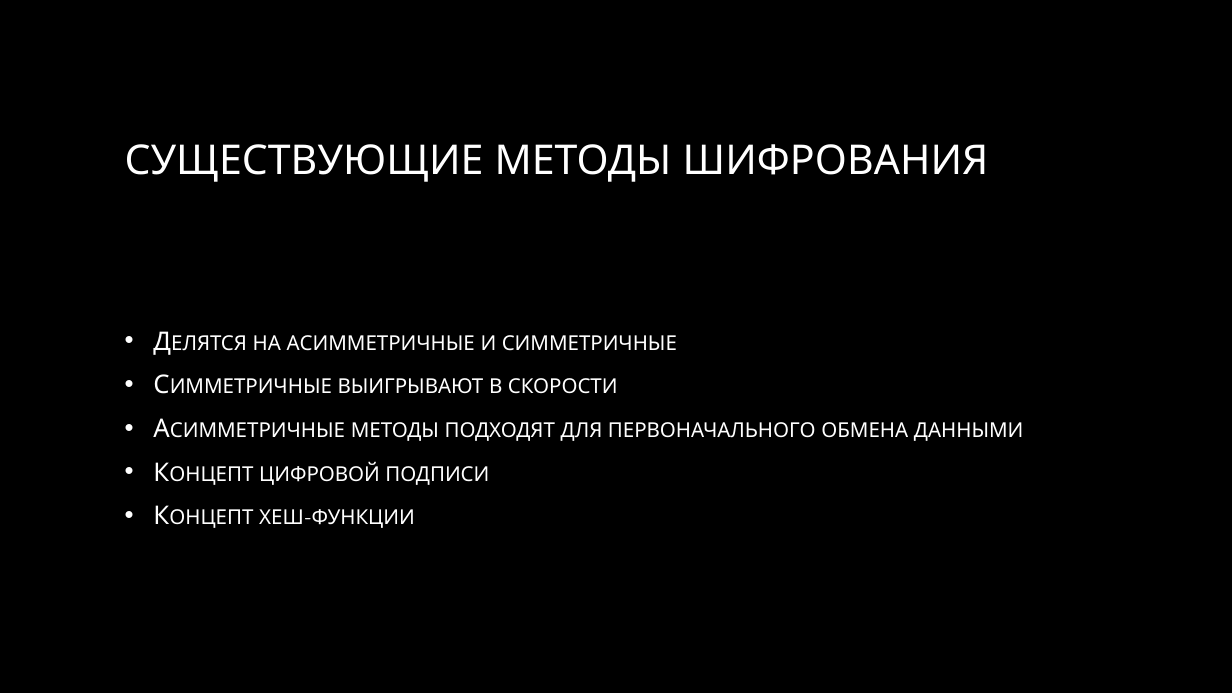
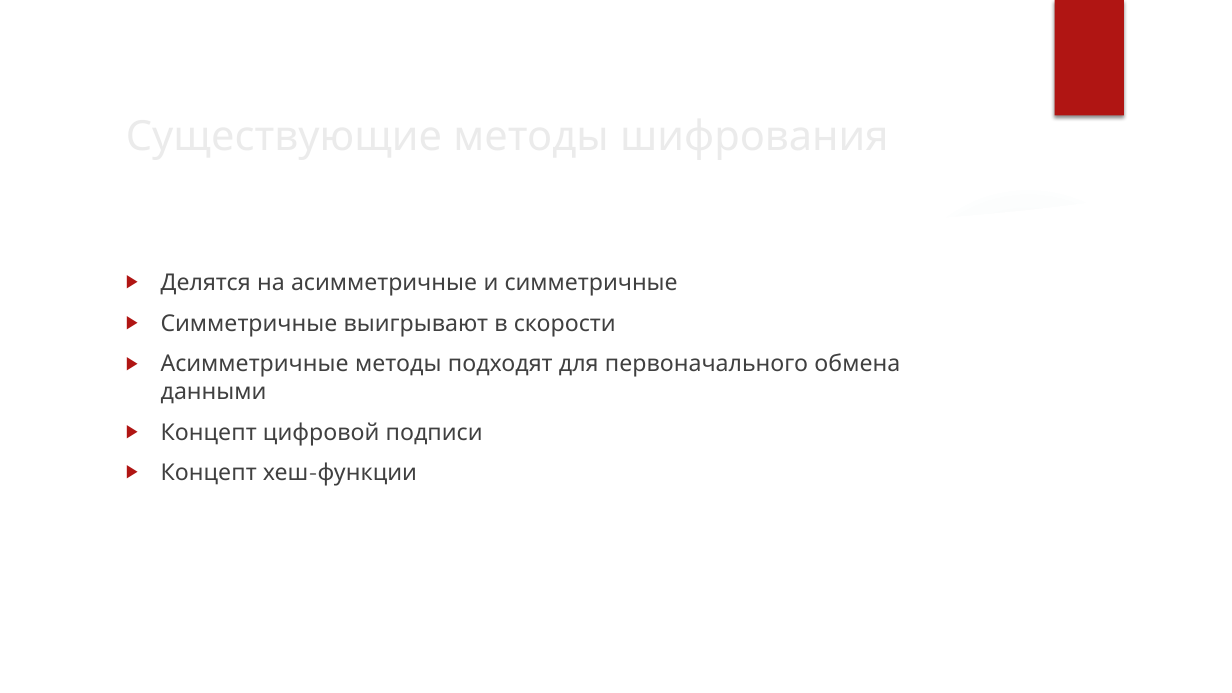
Before and after one commit to gear54rus/bank-system, a slide deck: slide 3 of docs/Demo-server.pptx. Drawn at 1232x693 pixels with LibreOffice and Linux fonts; fonts in the diff are those of the drawing; background and template pictures are left out. Boxes give left, top, right and bottom in pixels: in the first picture for what was removed or moved away, otherwise in the second. Text is boxed around its words. In the diff, an @@ line names an element or a change of style, - is before the commit and + after.

Commit message:
Server demo reworked
- Theme changed
- Added a few pictures and schemes
- Fixed an annoying typo :|

```diff
--- a/docs/Demo-server.pptx
+++ b/docs/Demo-server.pptx
@@ group added at (0, 0, 1232, 693): 3 ellipses, 3 freeform shapes @@
@@ rectangle added at (1055, 0, 1124, 116), fill #B01513 @@
@@ text "Делятся на асимметричные и симметричные": place and size @@
-text "Делятся на асимметричные и симметричные" at (253, 335, 1024, 528)
+text "Делятся на асимметричные и симметричные" at (161, 273, 900, 486)
@@ text "Делятся на асимметричные и симметричные" at (161, 273, 900, 486): size 20 to 18 pt, text colour gradient #FFFFFF to #BFBFBF to #404040, small capitals off; bullet • to ▶; bullet colour #FFFFFF to #B01513; vertical alignment middle to top @@
@@ title at (355, 358, 441, 376): text changed; size 32 to 32.4 pt; text colour gradient #FFFFFF to #A6A6A6 to #EBEBEB @@
-СУЩЕСТВУЮЩИЕ МЕТОДЫ ШИФРОВАНИЯ
+Существующие методы шифрования
```
Also in this commit, not shown: 5 other slides changed, 3 slides added, 1 slide removed.
